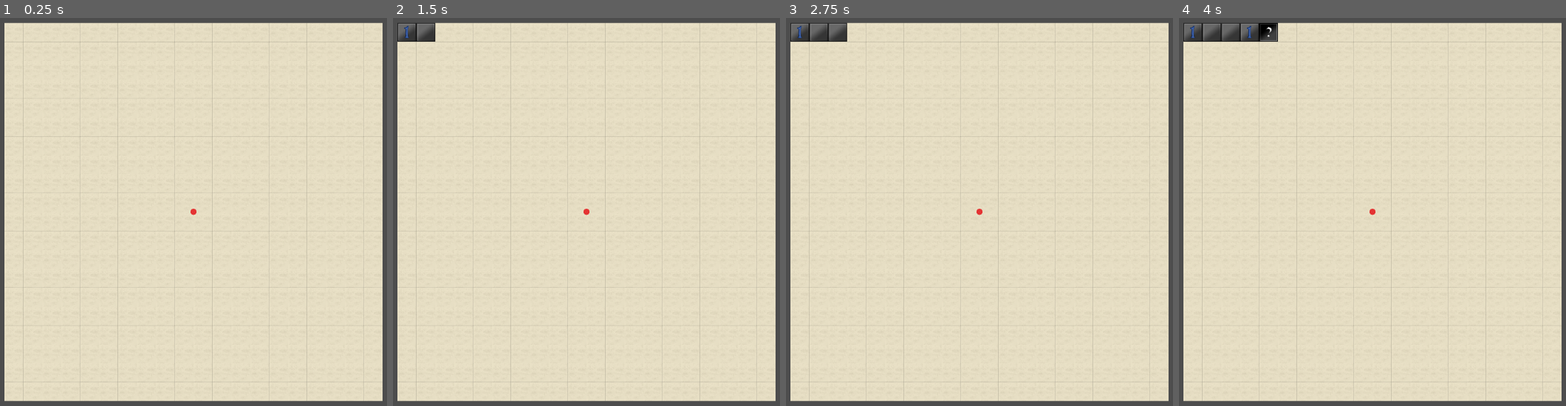
Above: before the commit, frames 1-4 (left to right).
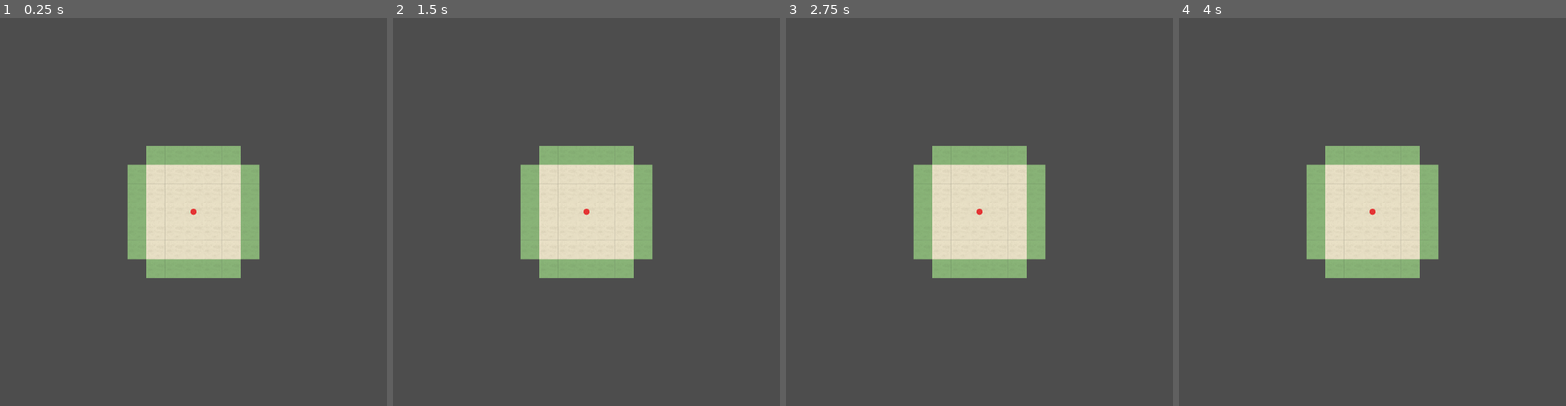
Above: after the commit, the same moments.

Repository: dokicoder/ToruSpace
Game: Godot game, scene res://scenes/Game.tscn
The game is run twice, just before and just after one commit, with the same random seed, the same clock (stepped at 60 frames per second) and the same inputs.
Inputs (mouse positions are in pixels of both pictures, inside the frame that each line leads up to):
- Up to frame 1 (0.25 s): no input
- Up to frame 2 (1.5 s): tap Enter at 0.5 s; move the mouse to (408, 33) at 0.52 s; click (408, 33) at 0.67 s; tap Space at 1.25 s; move the mouse to (423, 33) at 1.27 s; click (423, 33) at 1.42 s
- Up to frame 3 (2.75 s): tap Enter at 2 s; move the mouse to (836, 33) at 2.02 s; click (836, 33) at 2.17 s
- Up to frame 4 (4 s): tap Space at 2.75 s; move the mouse to (1248, 33) at 2.77 s; click (1248, 33) at 2.92 s; tap Enter at 3.5 s; move the mouse to (1268, 33) at 3.52 s; click (1268, 33) at 3.67 s

The runs differ from the first frame. In frame 1, 90% of the frame differs, in the area x 1-99%, y 1-99%; in frame 2, 89%; in frame 3, 89%; in frame 4, 89%.

Commit message:
chore: fix torus border

Diff:
--- a/scripts/Board.gd
+++ b/scripts/Board.gd
@@ -1,7 +1,7 @@
 class_name Board extends Node
 
-const width: int = 20
-const height: int = 20
+const width: int = 5
+const height: int = 5
 
 var board: MineField
 
@@ -25,6 +25,9 @@
 	board = MineField.new()
 
 	board.init(width, height)
-	board.deployRandomMines(20)
+
+	var numMines = int(width * height * 0.07)
+
+	board.deployRandomMines(numMines)
 
 	#_debug_setAllFieldMaskType()
--- a/scripts/Game.gd
+++ b/scripts/Game.gd
@@ -42,24 +42,39 @@
 
 		add_child(field)
 
-		# if x == 0 || x == Brd.width - 1 || y == 0 || y == Brd.height - 1:
-		# 	var borderClone = field.duplicate()
-		# 	borderClone.texture = borderClone.texture.duplicate()
-		# 	borderClone.self_modulate = Color(0.9, 1.0, 0.9, 0.7)
+		if x == 0 || x == Brd.width - 1:
+			var borderClone = field.duplicate() as Field
+			borderClone.texture = borderClone.texture.duplicate()
+			borderClone.self_modulate = Color(0.7, 1.0, 0.7, 0.7)
 
-		# 	borderClone.position.x = (x - 0.5 * Brd.width) * 128 + 64
-		# 	borderClone.position.y = (y - 0.5 * Brd.height) * 128 + 64
+			borderClone.position.y = (y - 0.5 * Brd.height) * 128 + 64
 
-		# 	if x == 0:
-		# 		borderClone.position.x = (0.5 * Brd.width) * 128 + 64
-		# 	if x == Brd.width - 1:
-		# 		borderClone.position.x = (-0.5 * Brd.width) * 128 + 64
-		# 	if y == 0:
-		# 		borderClone.position.y = (0.5 * Brd.height) * 128 + 64
-		# 	if y == Brd.height - 1:
-		# 		borderClone.position.y = (-0.5 * Brd.height) * 128 + 64
+			if x == 0:
+				borderClone.position.x = (0.5 * Brd.width) * 128 + 64
+			if x == Brd.width - 1:
+				borderClone.position.x = (-0.5 * Brd.width - 1) * 128 + 64
 
-		# 	add_child(borderClone)
+			borderClone._x = x
+			borderClone._y = y
+
+			add_child(borderClone)
+
+		if y == 0 || y == Brd.height - 1:
+			var borderClone = field.duplicate() as Field
+			borderClone.texture = borderClone.texture.duplicate()
+			borderClone.self_modulate = Color(0.7, 1.0, 0.7, 0.7)
+
+			field.position.x = (x - 0.5 * Brd.width) * 128 + 64
+
+			if y == 0:
+				borderClone.position.y = (0.5 * Brd.height) * 128 + 64
+			if y == Brd.height - 1:
+				borderClone.position.y = (-0.5 * Brd.height - 1) * 128 + 64
+
+			borderClone._x = x
+			borderClone._y = y
+
+			add_child(borderClone)
 
 func _ready() -> void:
 	_generateSpriteBoard()
